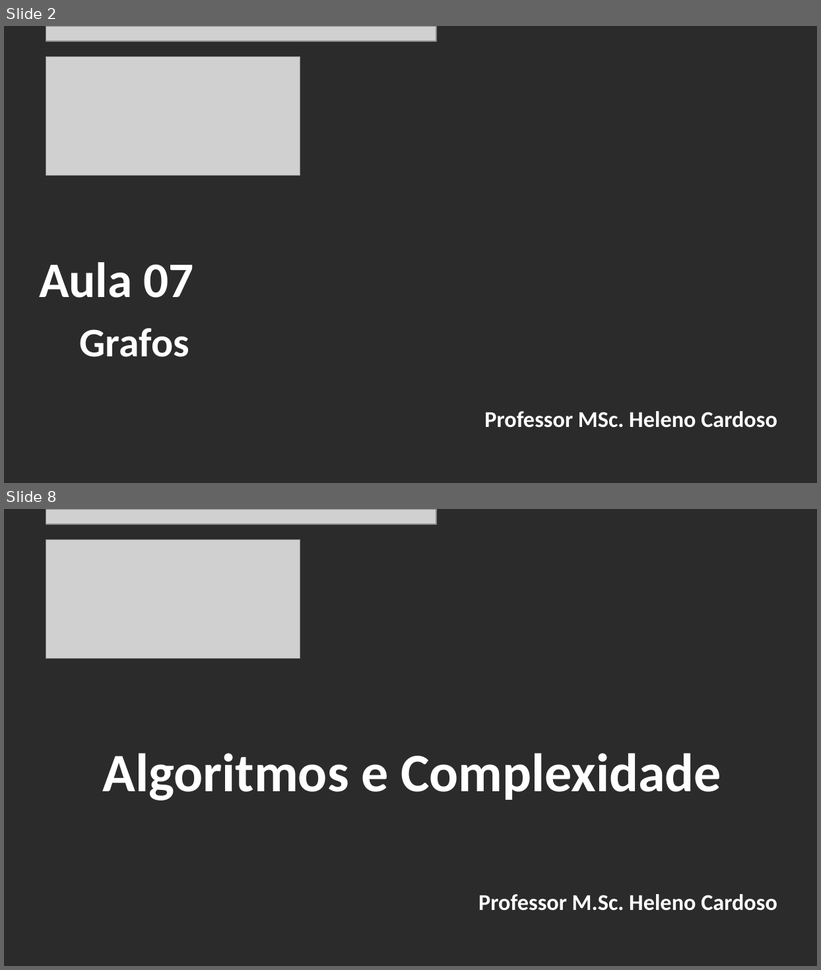
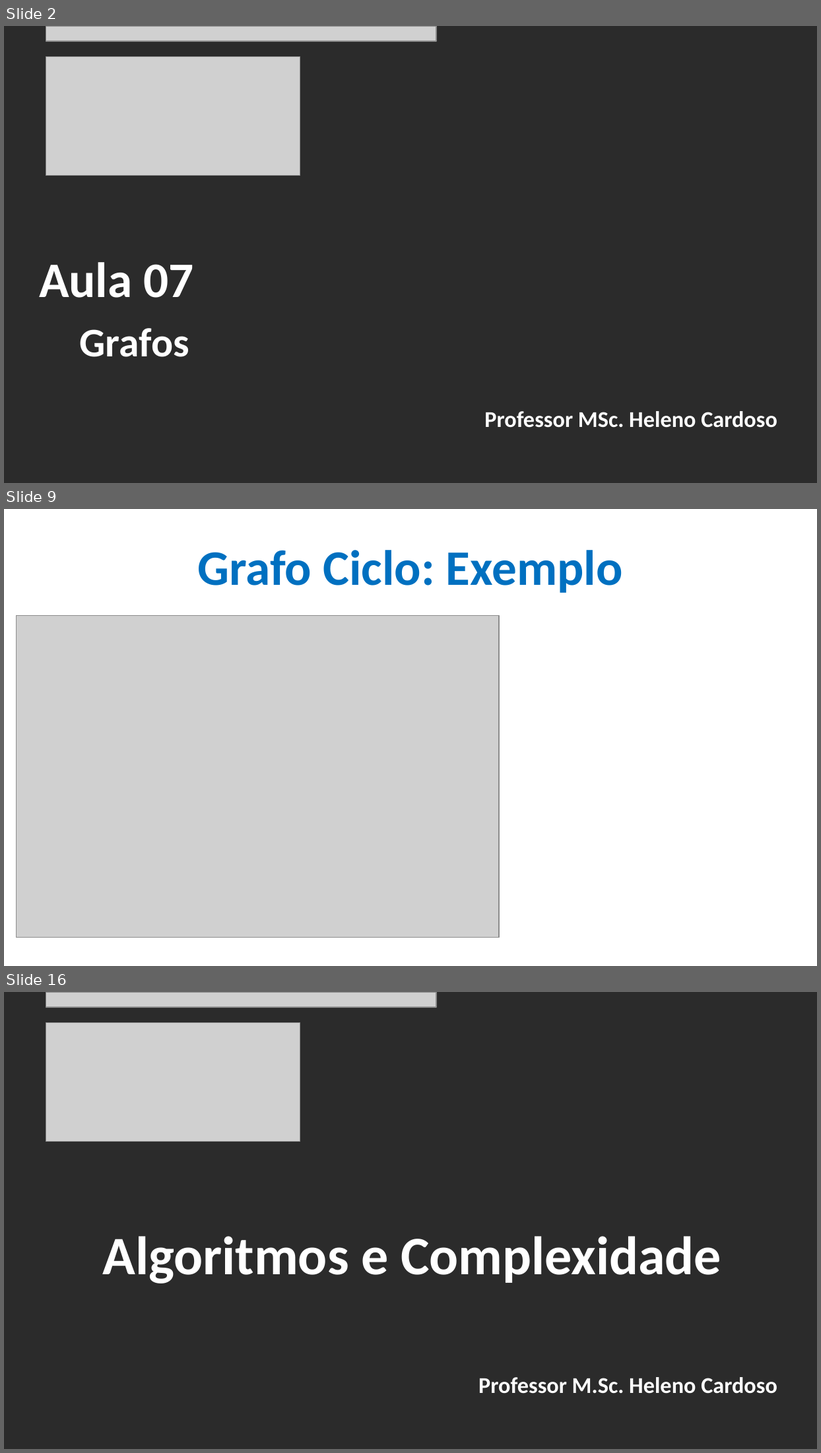
Before and after one commit to CloudEducationBrazil/WydenAlgoritmosEComplexidade, a slide deck: 01 Classes/Aula 07 - Algoritmos e Complexidade - Grafos.pptx. Shown one above the other, each under a label of ours: slides 2 and 8 before the commit, slides 2, 9 and 16 after it; the slides between them are not shown. The pictures are 821x970 and 821x1453 pixels, drawn with LibreOffice and Linux fonts; fonts in the diff are those of the drawing; grey boxes stand for pictures; background and template pictures are left out; a plain dark background stands for a picture behind light text. Boxes give left, top, right and bottom in pixels: in the first picture for what was removed or moved away, otherwise in the second. Text is boxed around its words. In the diff, an @@ line names an element or a change of style, - is before the commit and + after.

Commit message:
Grafos Alg e Complexidade 19Set2025 ...

```diff
--- a/01 Classes/Aula 07 - Algoritmos e Complexidade - Grafos.pptx
+++ b/01 Classes/Aula 07 - Algoritmos e Complexidade - Grafos.pptx
@@ slide 9 added at <box>4,509,817,966</box>, background picture (left out) @@
@@ title added at <box>197,550,623,593</box>, 44 pt, text #0070C0, bold @@
+Grafo Ciclo: Exemplo
@@ picture added at <box>16,615,499,937</box> @@
@@ what was slide 8 is now slide 16 @@
```
Also in this commit, not shown: 5 slides changed, 7 other slides added, 1 other file.
